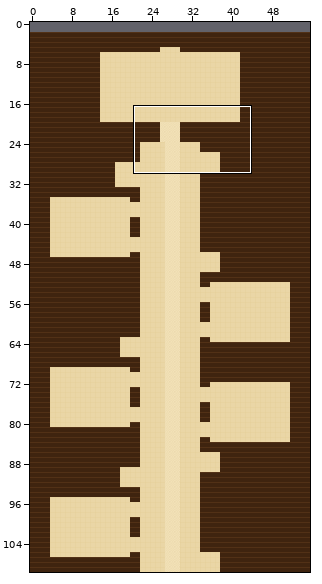
One commit to this Tiled map (JSON): maps/rank18.tmj. Above: a wide view before the commit, with the close-up outlined.
Close-up. Before the commit:
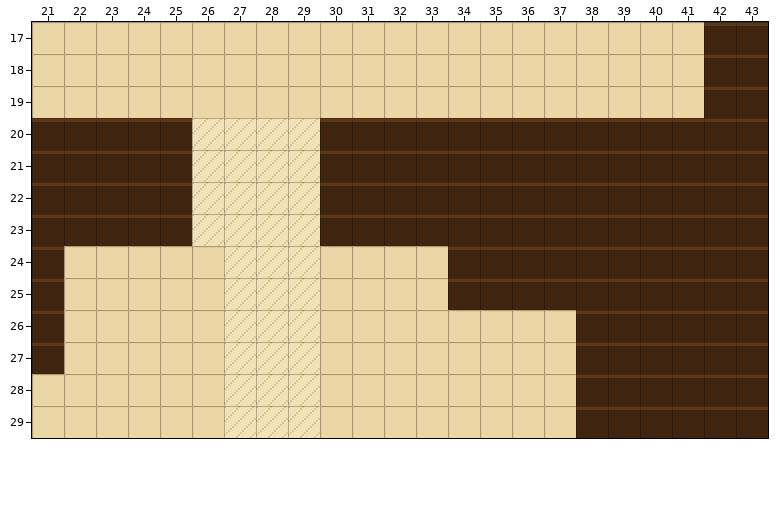
Cells are 16x16 px. Shown: x 21..43, y 17..29. The commit also changed other parts of the map, which this record leaves out. The old version is drawn lined up with the new one.
And afterwards:
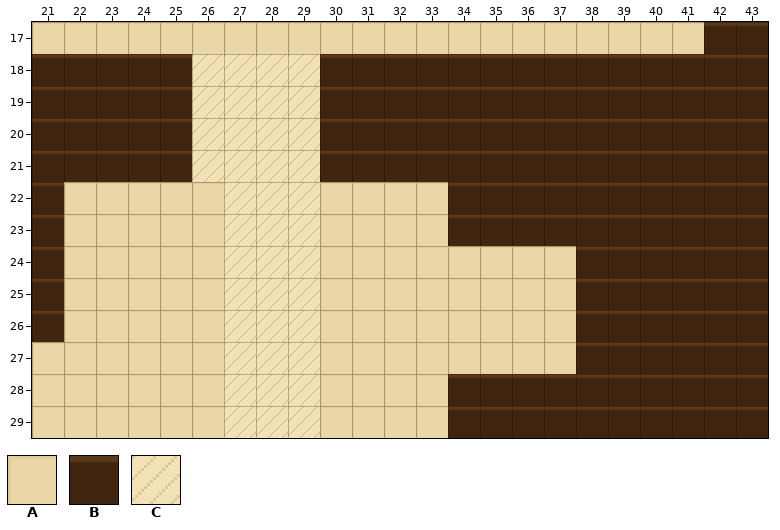
Key: from "draft": A 0, B 1, C 5.
_ is an empty cell.
Tiles replaced or removed in this view: A, B, C.
Difference:
Changed rows in their new state; . is an unchanged cell.
map size 56x123 -> 56x131 cells (old content now starts at 0,2; both pictures use the new coordinates)
Layer "ground":
first column x 21:
18 BBBBBCCCCBBBBBBBBBBBB
19 BBBBBCCCCBBBBBBBBBBBB
22 .AAAAA...AAAA........
23 .AAAAA...AAAA........
24 .............AAAA....
25 .............AAAA....
27 A....................
28 .............BBBB....
29 .............BBBB....
Pixel boxes of the changes (left, top, right, bottom) in both close-ups:
changed: (32, 54, 704, 118)
changed: (64, 182, 224, 246)
changed: (320, 182, 576, 310)
changed: (32, 342, 64, 374)
changed: (448, 374, 576, 438)
